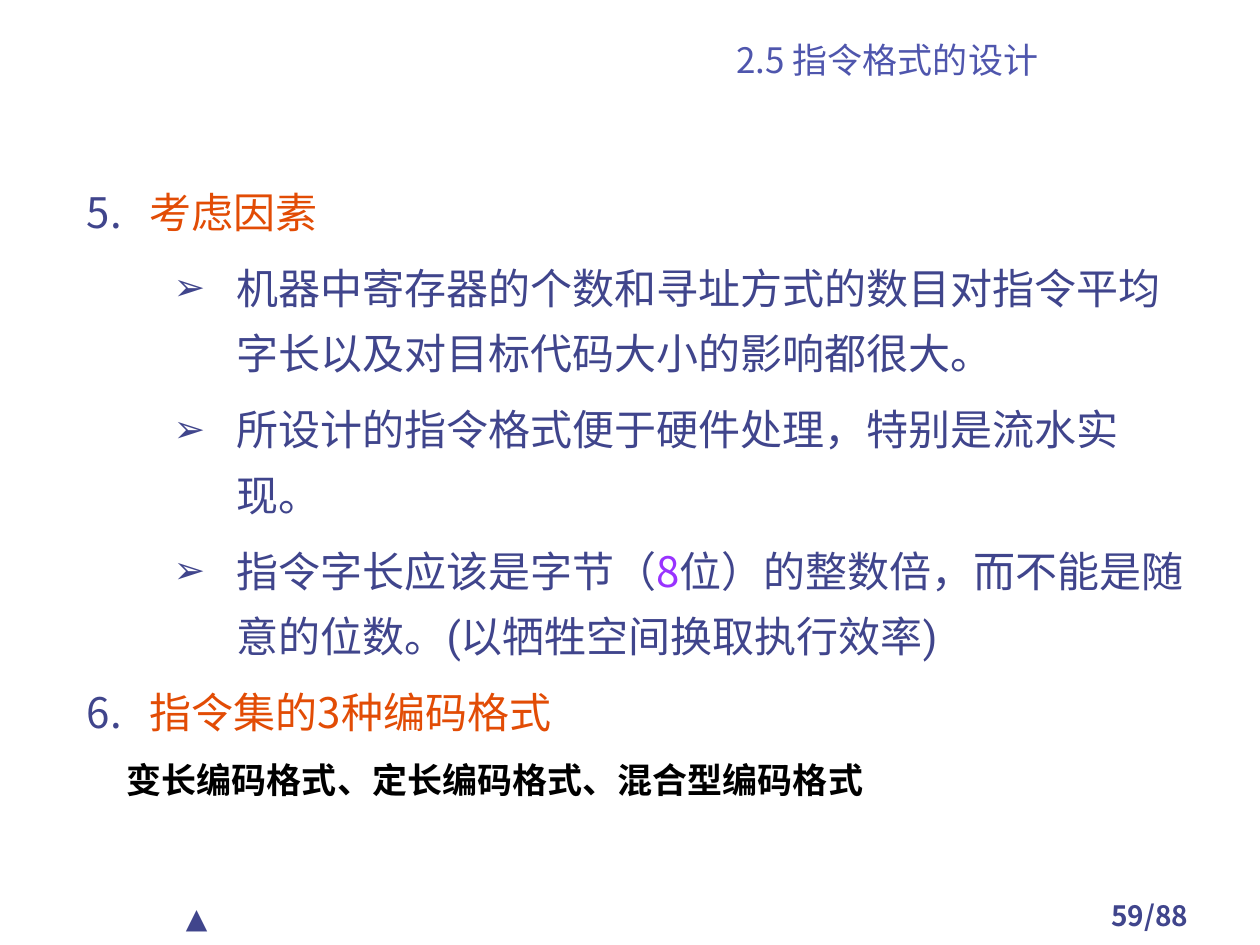
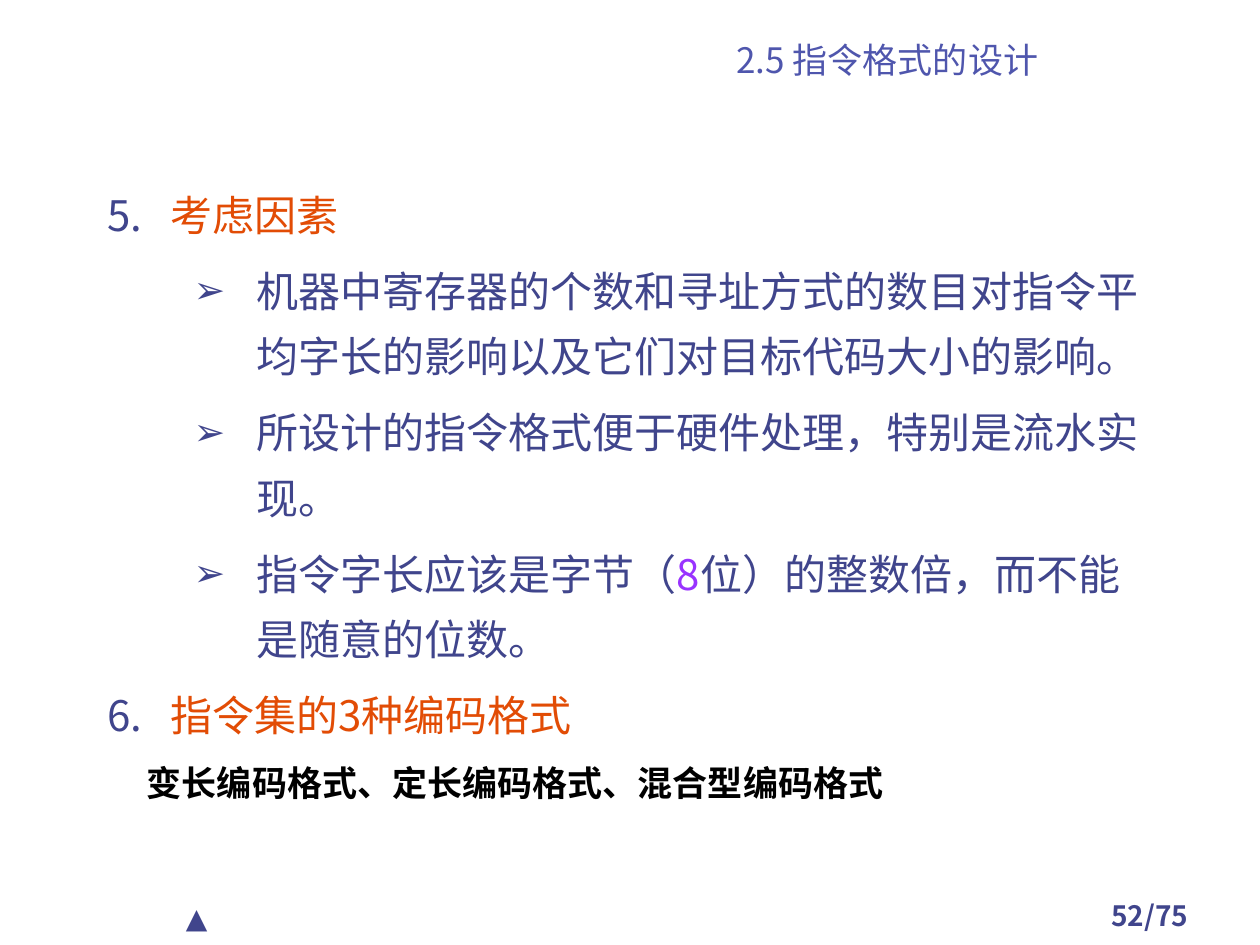
Before and after one commit to TangciuYueng/CA, a slide deck: slide 52 of 第2章 计算机指令集结构.ppt (slide 59 before the commit). Drawn at 1260x945 pixels with LibreOffice and Linux fonts; fonts in the diff are those of the drawing; background and template pictures are left out. Boxes give left, top, right and bottom in pixels: in the first picture for what was removed or moved away, otherwise in the second. Text is boxed around its words. In the diff, an @@ line names an element or a change of style, - is before the commit and + after.

```diff
--- a/第2章 计算机指令集结构.ppt
+++ b/第2章 计算机指令集结构.ppt
@@ text "考虑因素": place and size @@
-text "考虑因素" at bbox=[127, 192, 1184, 796]
+text "考虑因素" at bbox=[147, 195, 1139, 799]
@@ text at bbox=[257, 271, 1139, 376]: text changed @@
-  ➢ 机器中寄存器的个数和寻址方式的数目对指令平均字长以及对目标代码大小的影响都很大。
+  ➢ 机器中寄存器的个数和寻址方式的数目对指令平均字长的影响以及它们对目标代码大小的影响。
@@ text at bbox=[257, 554, 1120, 659]: text changed @@
-  ➢ 指令字长应该是字节（8位）的整数倍，而不能是随意的位数。(以牺牲空间换取执行效率)
+  ➢ 指令字长应该是字节（8位）的整数倍，而不能是随意的位数。
@@ page number at bbox=[1111, 903, 1188, 931]: text changed @@
-59/88
+52/75
```
Also in this commit, not shown: 47 other slides changed, 1 slide added, 13 slides removed, 17 other files.
